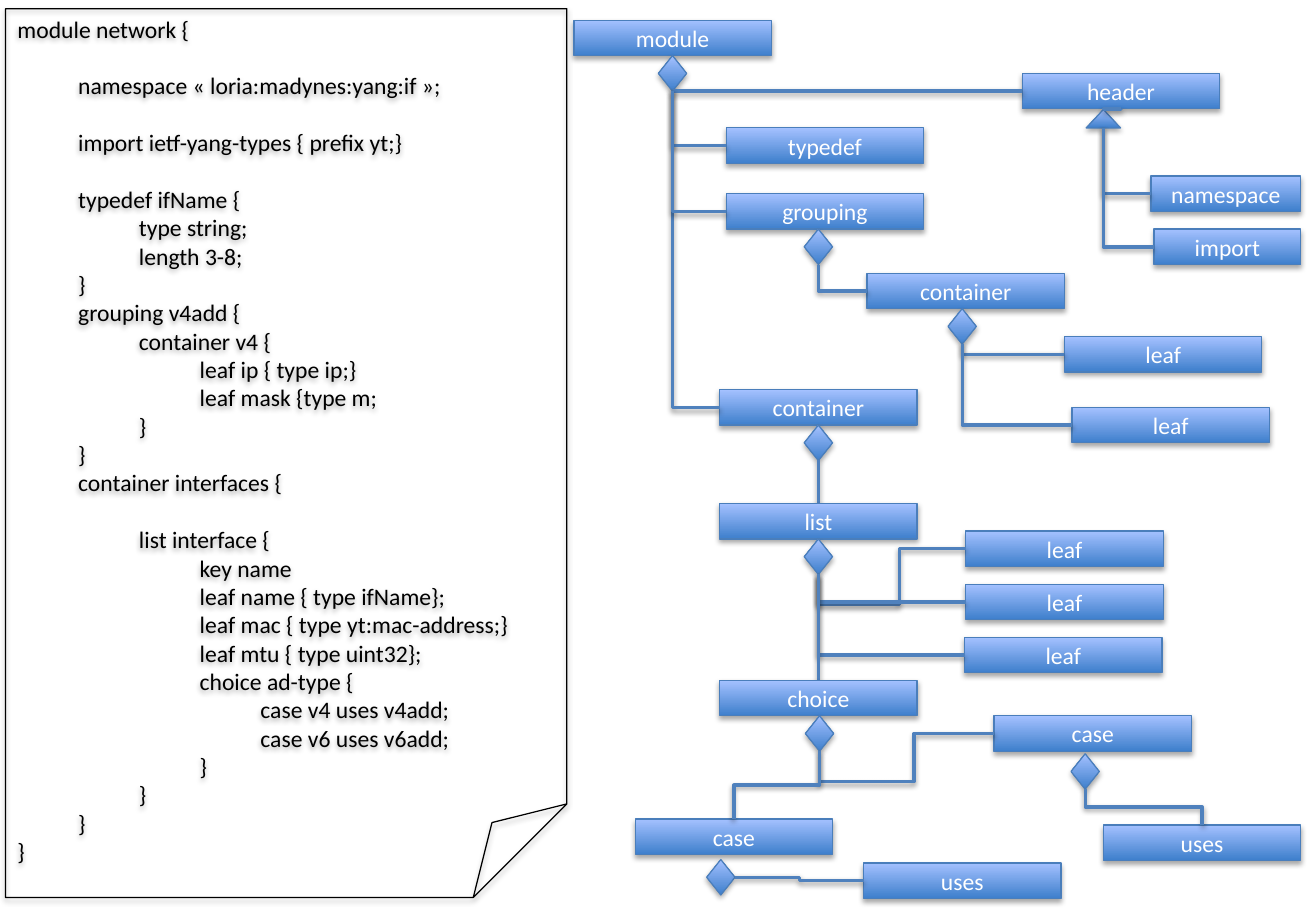
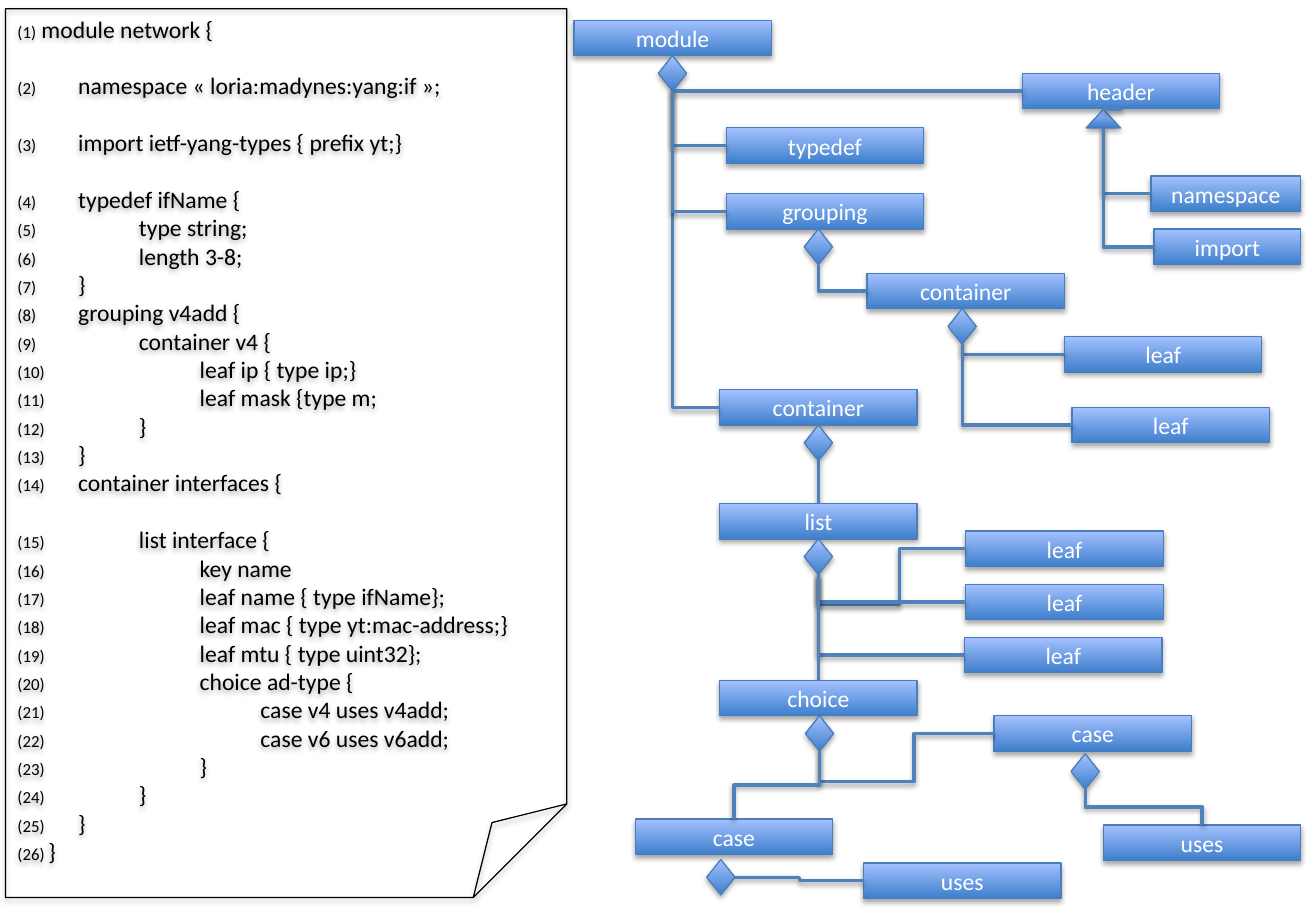
Before and after one commit to AaronNGray/jYang, a slide deck: slide 3 of yang-manager/reports/YangArchi.pptx. Drawn at 1316x911 pixels with LibreOffice and Linux fonts; fonts in the diff are those of the drawing. Boxes give left, top, right and bottom in pixels: in the first picture for what was removed or moved away, otherwise in the second. Text is boxed around its words. In the diff, an @@ line names an element or a change of style, - is before the commit and + after.

```diff
--- a/yang-manager/reports/YangArchi.pptx
+++ b/yang-manager/reports/YangArchi.pptx
@@ text in folded corner at [17,21,508,750]: text changed @@
-module network {
-namespace « loria:madynes:yang:if »;
-import ietf-yang-types { prefix yt;}
-typedef ifName {
-type string;
-length 3-8;
-}
-grouping v4add {
-container v4 {
-leaf ip { type ip;}
-leaf mask {type m;
-}
-}
-container interfaces {
-list interface {
-key name
-leaf name { type ifName};
-leaf mac { type yt:mac-address;}
-leaf mtu { type uint32};
-choice ad-type {
-case v4 uses v4add;
-case v6 uses v6add;
-}
-}
-}
-}
+(1) module network {
+(2) namespace « loria:madynes:yang:if »;
+(3) import ietf-yang-types { prefix yt;}
+(4) typedef ifName {
+(5) type string;
+(6) length 3-8;
+(7) }
+(8) grouping v4add {
+(9) container v4 {
+(10) leaf ip { type ip;}
+(11) leaf mask {type m;
+(12) }
+(13) }
+(14) container interfaces {
+(15) list interface {
+(16) key name
+(17) leaf name { type ifName};
+(18) leaf mac { type yt:mac-address;}
+(19) leaf mtu { type uint32};
+(20) choice ad-type {
+(21) case v4 uses v4add;
+(22) case v6 uses v6add;
+(23) }
+(24) }
+(25) }
+(26) }
```
Also in this commit, not shown: 10 other slides changed, 1 other file.
